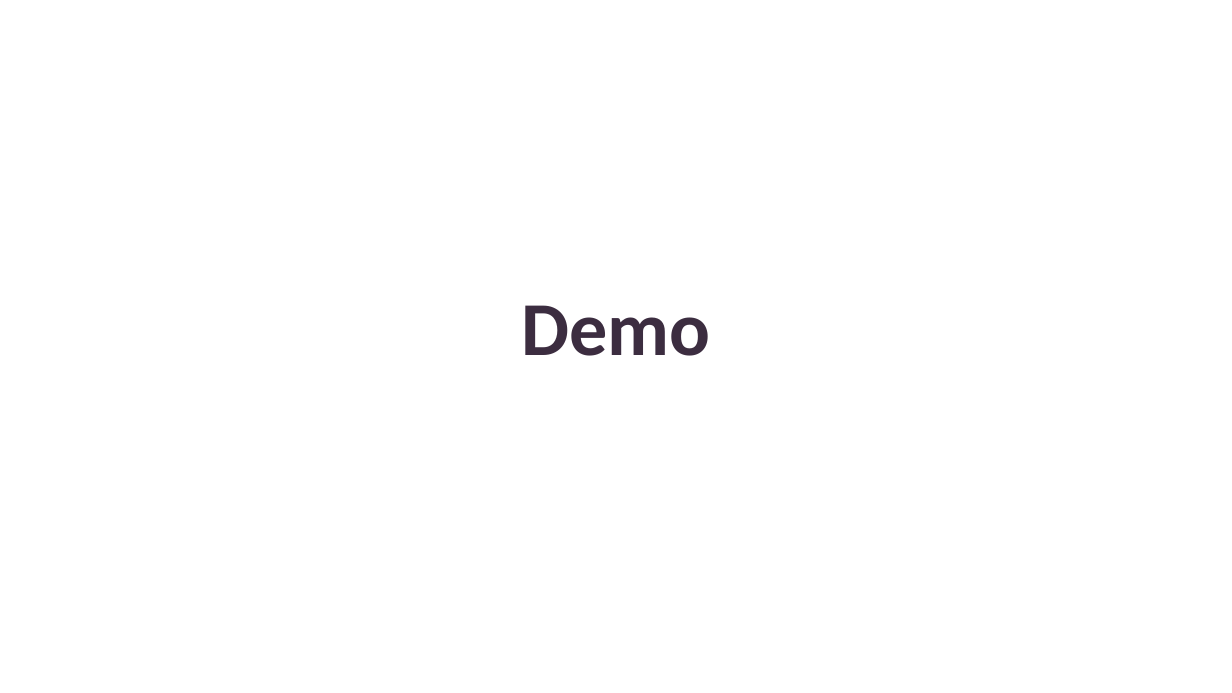
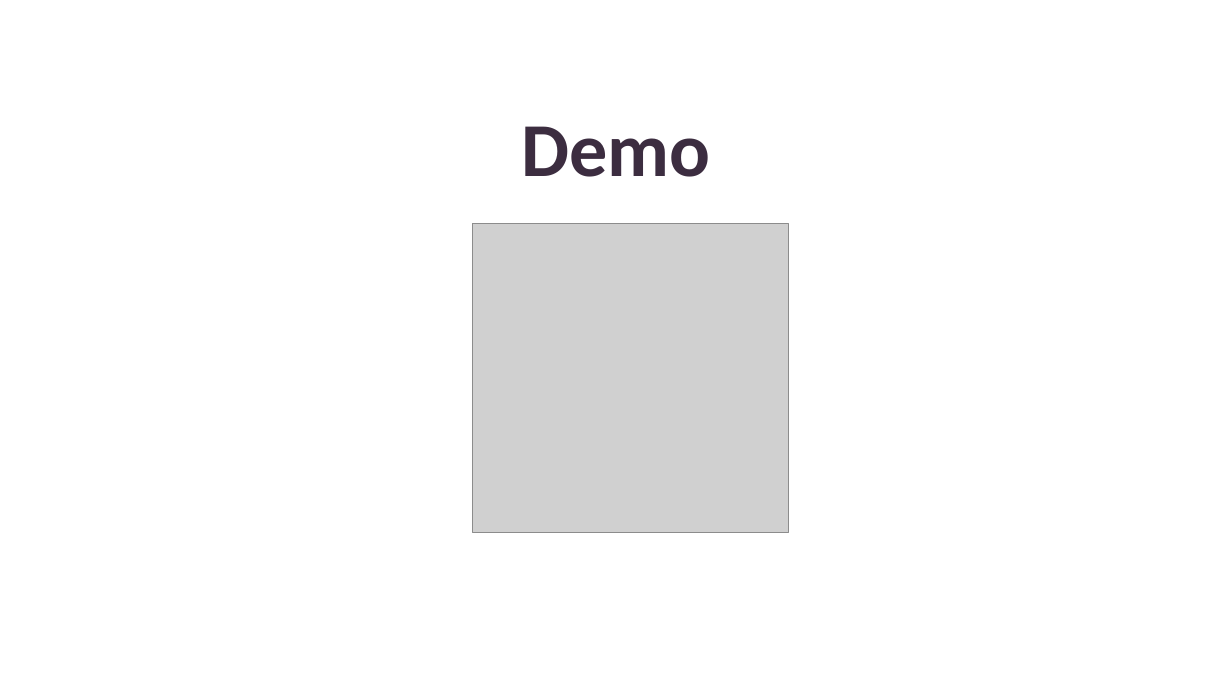
Before and after one commit to pranay-ratan/saykind, a slide deck: slide 7 of slide_deck.pptx. Drawn at 1232x693 pixels with LibreOffice and Linux fonts; fonts in the diff are those of the drawing; grey boxes stand for pictures; background and template pictures are left out. Boxes give left, top, right and bottom in pixels: in the first picture for what was removed or moved away, otherwise in the second. Text is boxed around its words. In the diff, an @@ line names an element or a change of style, - is before the commit and + after.

```diff
--- a/slide_deck.pptx
+++ b/slide_deck.pptx
@@ text "Demo": place and size @@
-text "Demo" at [521, 305, 710, 356]
+text "Demo" at [522, 126, 711, 177]
@@ picture added at [472, 223, 788, 532] @@
```
